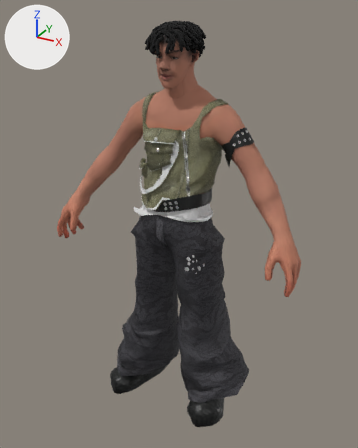
The FBX model content/models/sanya/sanya_rapper.fbx as it was, and as the next commit left it.
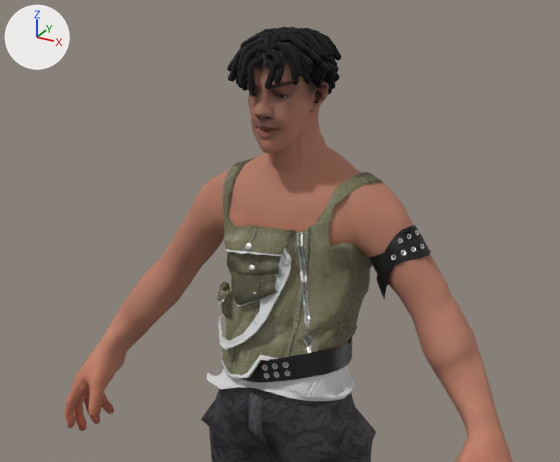
There are two pictures of each version: one whole from a camera (50 mm lens) standing at (116.0, -211.0, 209.0) and looking at (0.0, -1.0, 104.0), one close up on the part from 6% to 90% of the width and 1% to 57% of the height. The axes (+X, +Y, +Z) are drawn at upper left. The lights are the same throughout. The last two pictures show the newer version. Where no turn or scale is listed for an object, it has been applied to the vertices. Vertices at exactly the same position are counted once.

Objects in the first close-up: 'Curves.001', 'belt', 'pants.002', 'renderMesh0.169', 'renderMesh0.170', 'renderMesh0.178', 'shirt', 'shoulder_accesory', 'undershirt'.
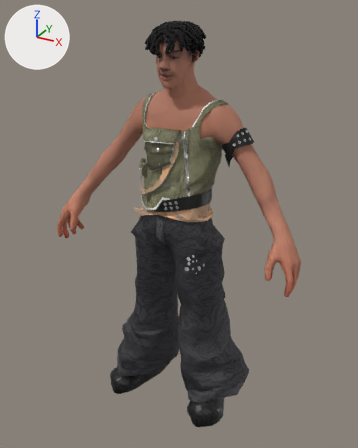
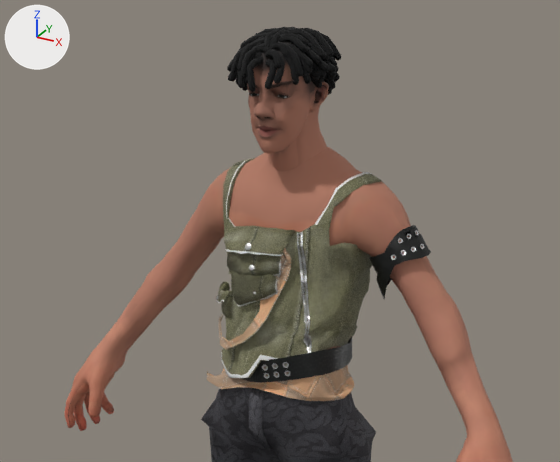
Where the change shows, as pixel boxes (x1, y1, x2, y2) in the close-ups (560 x 462 px; the box of a moved part takes in the faces that stretch with it):
'shirt', surface changed
    both: (218, 159, 373, 378)
'undershirt', surface changed (grey to brown)
    both: (207, 365, 354, 401)
part 1 of me_rendermeshshape0_172, moved or reshaped
    before: (358, 188, 497, 422)
    after: (357, 190, 495, 422)
part 2 of me_rendermeshshape0_172, moved or reshaped
    before: (102, 176, 224, 346)
    after: (103, 178, 224, 346)
part 3 of me_cylinder_016, added
    after: (292, 172, 380, 356)
part 4 of me_cylinder_016, added (mostly hidden)
    after: (223, 158, 253, 374)

Edits to the bpy script that builds the scene:
```text
Add img_fabric_denim_patch_001_basecolor_png:
    img_fabric_denim_patch_001_basecolor_png = load_image('Fabric_Denim_Patch_001_basecolor.png', 'materials/denim_rough_2/Fabric_Denim_Patch_001_basecolor.png', 1024, 1024, 'sRGB')
Change mat_denim2:
    where n2 = _N.new('ShaderNodeTexImage'); n2.name = 'Image Texture'
    n2.image: img_fabric_denim_patch_001_normal_png -> img_fabric_denim_patch_001_basecolor_png
    add n4 = _N.new('ShaderNodeTexImage'); n4.name = 'Image Texture.001'
    add n4.image = img_fabric_denim_patch_001_normal_png
    where n3 = _N.new('ShaderNodeNormalMap'); n3.name = 'Normal Map'
    remove _L.new(n2.outputs[0], n3.inputs[1])  # 'Color' to 'Color'
    where n0 = _N.new('ShaderNodeBsdfPrincipled'); n0.name = 'Principled BSDF'
    add _L.new(n2.outputs[0], n0.inputs[0])  # 'Color' to 'Base Color'
    add _L.new(n4.outputs[0], n3.inputs[1])  # 'Color' to 'Color'
Change me_rendermeshshape0_172:
    where me_rendermeshshape0_172.from_pydata(...)  # 3657 vertices, 7344 faces; spans x -68.0..68.0, y -26.0..17.0, z 1.0..178.0
    used by ob_rendermesh0_169; location = (0.0, 0.0, 0.0)
    me_rendermeshshape0_172 part 1: 173 of 3657 vertices moved; they spanned x 19.0..59.0, y -11.0..10.0, z 114.0..164.0 and now span x 18.0..58.0, y -10.0..9.0, z 114.0..163.0; mean shift (0.0, 0.0, 0.0); largest move (40.0, -2.0, 125.0) -> (43.0, -3.0, 125.0)
    me_rendermeshshape0_172 part 2: 171 of 3657 vertices moved; they spanned x -59.0..-19.0, y -11.0..10.0, z 114.0..164.0 and now span x -58.0..-19.0, y -10.0..9.0, z 114.0..163.0; mean shift (0.0, 0.0, 0.0); largest move (-54.0, 0.0, 126.0) -> (-53.0, -1.0, 124.0)
Change me_cylinder_016:
    used by ob_shirt; location = (-3.9, -14.0, 146.0)
    remove me_cylinder_016.from_pydata(...)  # 5082 vertices, 4587 faces; spans x -17.1..26.3, y -5.9..31.8, z -32.3..23.9
    add me_cylinder_016.from_pydata(...)  # 5245 vertices, 4750 faces; spans x -17.1..26.3, y -5.9..31.8, z -32.3..23.9
    me_cylinder_016 part 3: 83 vertices added at x 11.2..23.1, y 0.2..30.0, z -24.5..22.9
    me_cylinder_016 part 4: 80 vertices added at x -11.7..-5.3, y 0.5..29.3, z -31.2..23.8
```
